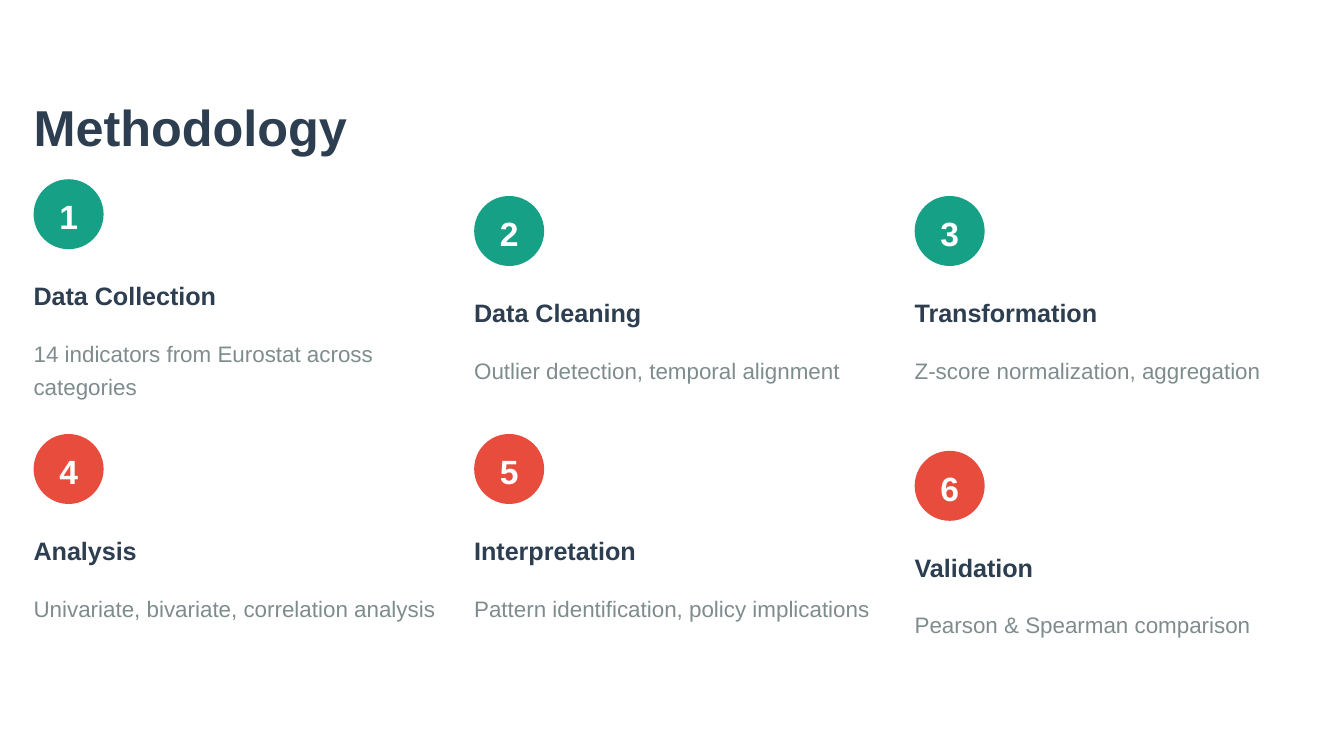
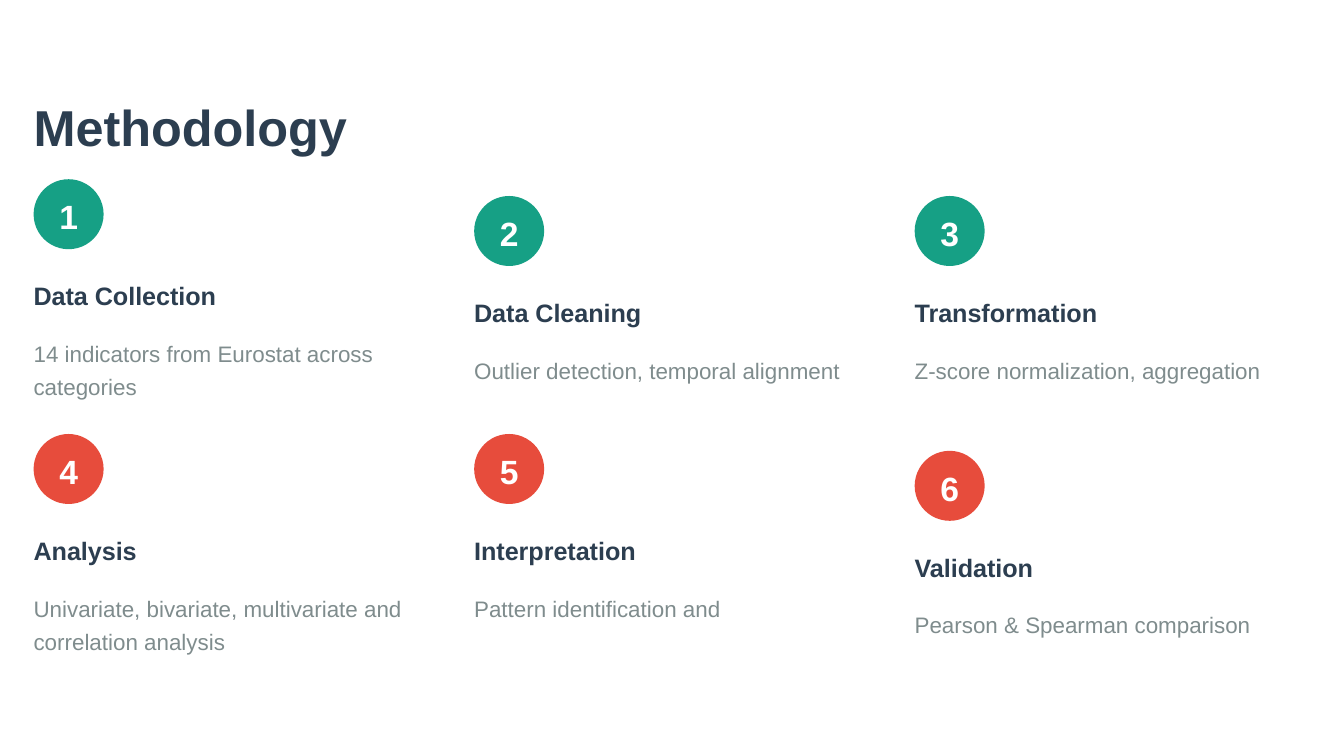
Before and after one commit to SexomQ/ExploratoryDataAnalysis, a slide deck: slide 2 of Reports & Presentations/Luxembourg_Development_EDA_Presentation.pptx. Drawn at 1344x756 pixels with LibreOffice and Linux fonts; fonts in the diff are those of the drawing. Boxes give left, top, right and bottom in pixels: in the first picture for what was removed or moved away, otherwise in the second. Text is boxed around its words. In the diff, an @@ line names an element or a change of style, - is before the commit and + after.

```diff
--- a/Reports & Presentations/Luxembourg_Development_EDA_Presentation.pptx
+++ b/Reports & Presentations/Luxembourg_Development_EDA_Presentation.pptx
@@ text at (x1=34, y1=601, x2=401, y2=655): text changed @@
-Univariate, bivariate, correlation analysis
+Univariate, bivariate, multivariate and correlation analysis
@@ text at (x1=474, y1=601, x2=720, y2=617): text changed @@
-Pattern identification, policy implications
+Pattern identification and
```
Also in this commit, not shown: 5 other slides changed, 2 other files.
